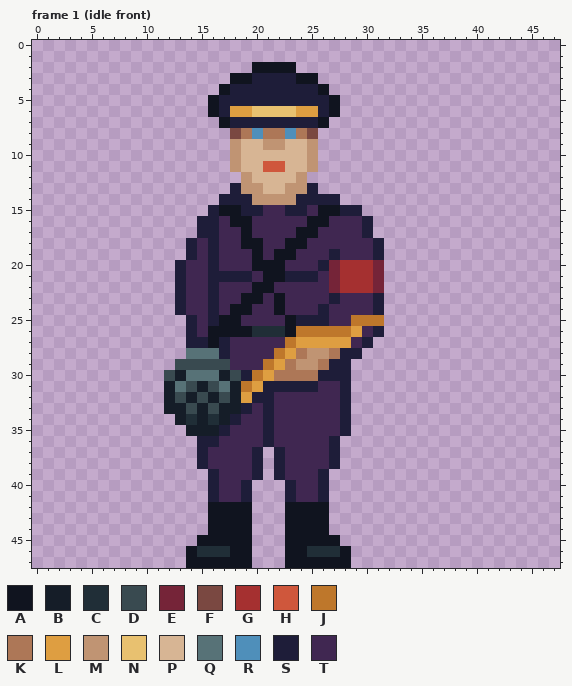
A pixel-art file gets an edit: raw assets/fenrik.ase. The picture above was drawn from the file before the commit.
48x48 pixels, 57 frames. Colours within 5 levels of each other are drawn and written as one. Shown: frame 1 (idle front). The commit also changed other frames, which this record leaves out.
Palette (. is transparent): A #10141f  B #151d28  C #202e37  D #394a50  E #752438  F #7a4841  G #a53030  H #cf573c  J #be772b  K #ad7757  L #de9e41  M #c09473  N #e8c170  P #d7b594  Q #577277  R #4f8fba  S #1e1d39  T #402751
After the commit:
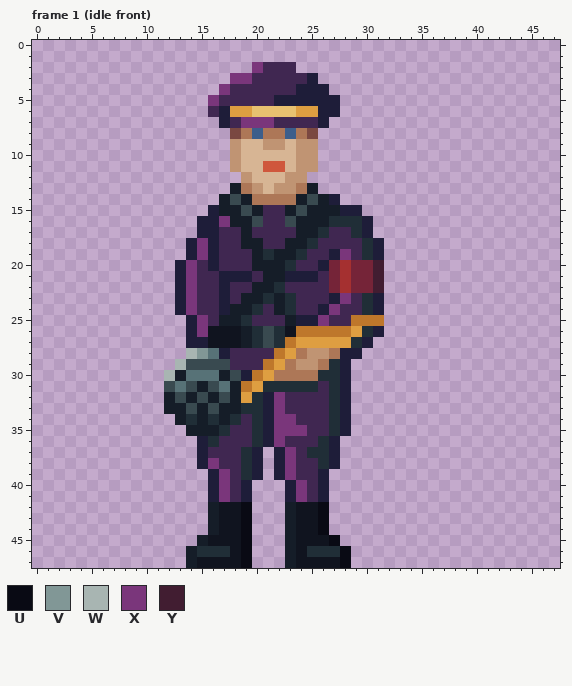
Colours new in this view: U #090a14  V #819796  W #a8b5b2  X #7a367b  Y #411d31
From the commit log: fenrik art revised + HUD bugfix
From old to new:
colour R: #4f8fba -> #3c5e8b
Changed rows in their new state; - is a pixel that keeps its letter.
Frame 1 (idle front), layer "character":
first column x 12:
 2 --------XTTT--------
 3 ------XXTTTTTS------
 4 -----XTTTTTT--S-----
 5 ----XTTTTT-----S----
 6 ----T----------S----
 7 -----STXXXTTTTS-----
 9 ------------M-------
10 ------------M-------
11 ------------M-------
12 -----------M--------
13 ------BK--M-KB------
14 -----BDBKKKKBDB-----
15 -----BBDB--BDBBB----
16 -----XBBD--DBBBCCC--
17 -------B----BBC--C--
18 ---X---BB--BBC----C-
19 ---X----BCBBC---X-C-
20 --X-----BBBC-----EEY
21 --X-T----BB------EEY
22 --X-TS--BBC------EEY
23 --X-TS-BBCBC----X-C-
24 --X-TSBBC-BC---X--C-
25 ---XTBBC---B--X-----
26 ---X---B-D--------C-
27 -----AABCDC------C--
28 --WV----------------
29 -W-------------C----
30 W-------------CC----
31 D--------CCCCC-C----
32 --------C-X----C----
33 -------CC-X----C----
34 ------C-C-XX---C----
35 -----C--C-XXX--C----
36 ----C---C-X---C-----
37 -------C---X-CC-----
38 ----X--C---X--C-----
39 -----X-C---X--------
40 -----X------X-------
41 -----X------X-------
42 ----B--U---B--U-----
43 ----B--U---B--U-----
44 ----B--U---B--U-----
45 ---B---U---B---U----
46 --B----U---B----U---
47 --B----U---B----U---
